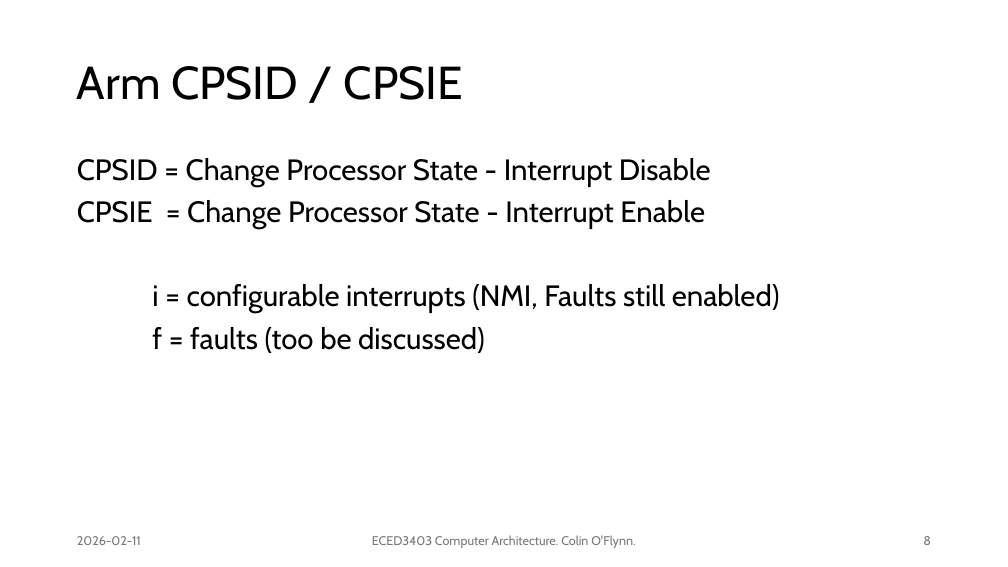
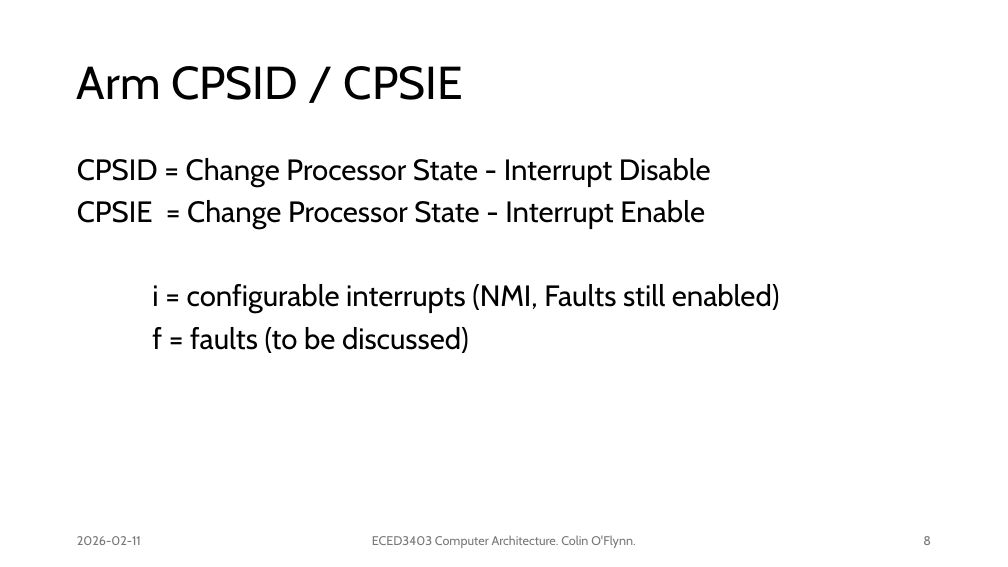
Before and after one commit to colinoflynn/eced3403-computer-architecture, a slide deck: slide 8 of slides/3403 - 3.1 Exceptions and Faults.pptx. Drawn at 1008x567 pixels with LibreOffice and Linux fonts; fonts in the diff are those of the drawing. Boxes give left, top, right and bottom in pixels: in the first picture for what was removed or moved away, otherwise in the second. Text is boxed around its words. In the diff, an @@ line names an element or a change of style, - is before the commit and + after.

Commit message:
Add slide typo fix

```diff
--- a/slides/3403 - 3.1 Exceptions and Faults.pptx
+++ b/slides/3403 - 3.1 Exceptions and Faults.pptx
@@ text at bbox=[152, 327, 469, 353]: text changed @@
-f = faults (too be discussed)
+f = faults (to be discussed)
```
Also in this commit, not shown: 5 other slides changed.
